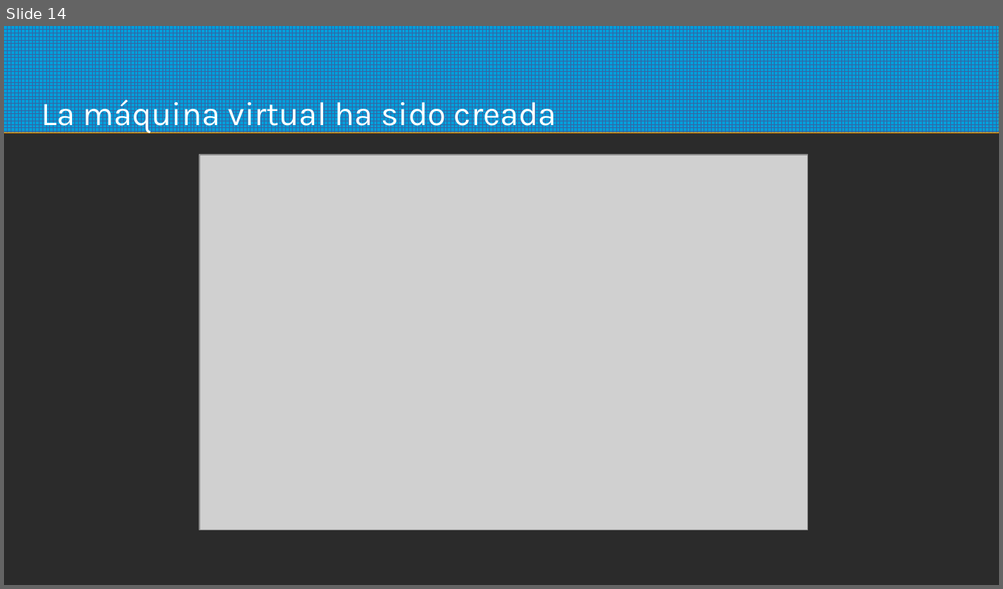
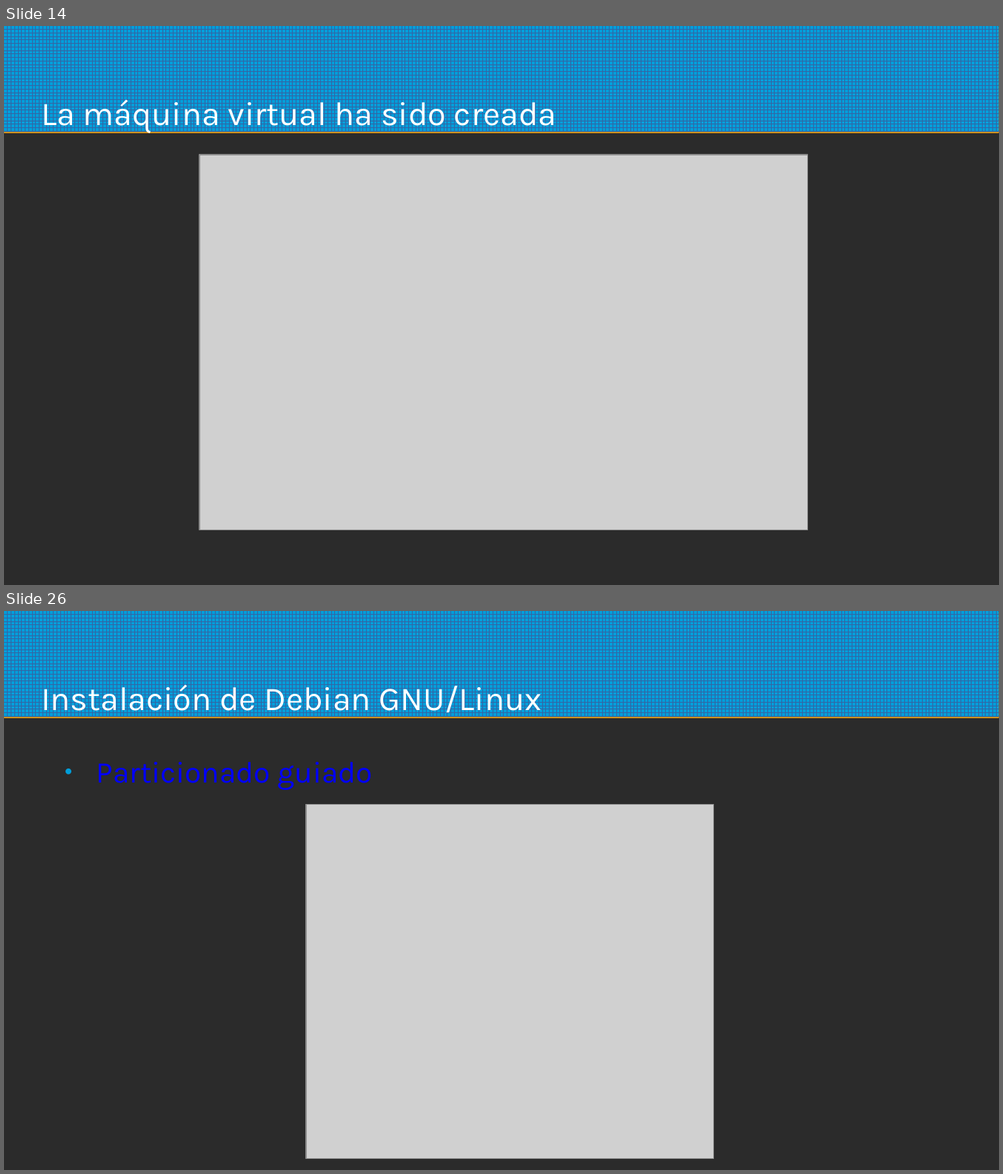
Before and after one commit to sotrteacher/dirtywork, a slide deck: UNIDAD00/01_Entorno_de_Desarrollo/01_Entorno_de_Desarrollo.pptx. Shown one above the other, each under a label of ours: slide 14 before the commit, slides 14 and 26 after it; the slides between them are not shown. The pictures are 1003x589 and 1003x1174 pixels, drawn with LibreOffice and Linux fonts; fonts in the diff are those of the drawing; grey boxes stand for pictures; background and template pictures are left out; a plain dark background stands for a picture behind light text. Boxes give left, top, right and bottom in pixels: in the first picture for what was removed or moved away, otherwise in the second. Text is boxed around its words. In the diff, an @@ line names an element or a change of style, - is before the commit and + after.

```diff
--- a/UNIDAD00/01_Entorno_de_Desarrollo/01_Entorno_de_Desarrollo.pptx
+++ b/UNIDAD00/01_Entorno_de_Desarrollo/01_Entorno_de_Desarrollo.pptx
@@ slide 26 added at (x1=4, y1=611, x2=999, y2=1170), background picture (left out); not listed: 1 template element that a slide beside it also shows @@
@@ text added at (x1=41, y1=680, x2=542, y2=719), 26.6 pt, text #FFFFFF @@
+Instalación de Debian GNU/Linux
@@ text added at (x1=96, y1=762, x2=373, y2=790), 24 pt, text #0000FF @@
+● Particionado guiado
@@ picture added at (x1=307, y1=805, x2=714, y2=1160) @@
```
Also in this commit, not shown: 2 slides changed, 18 other slides added, 37 other files.
